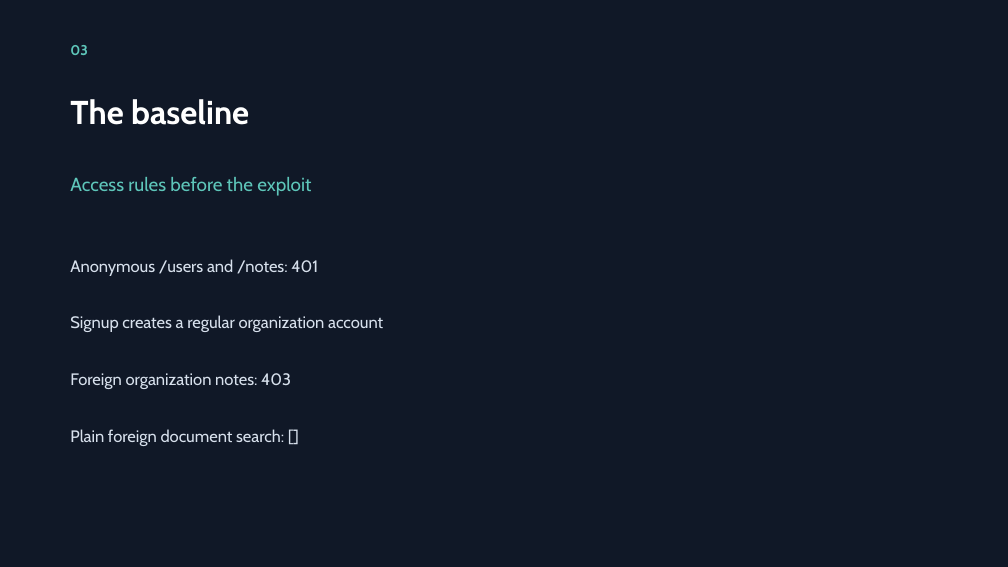
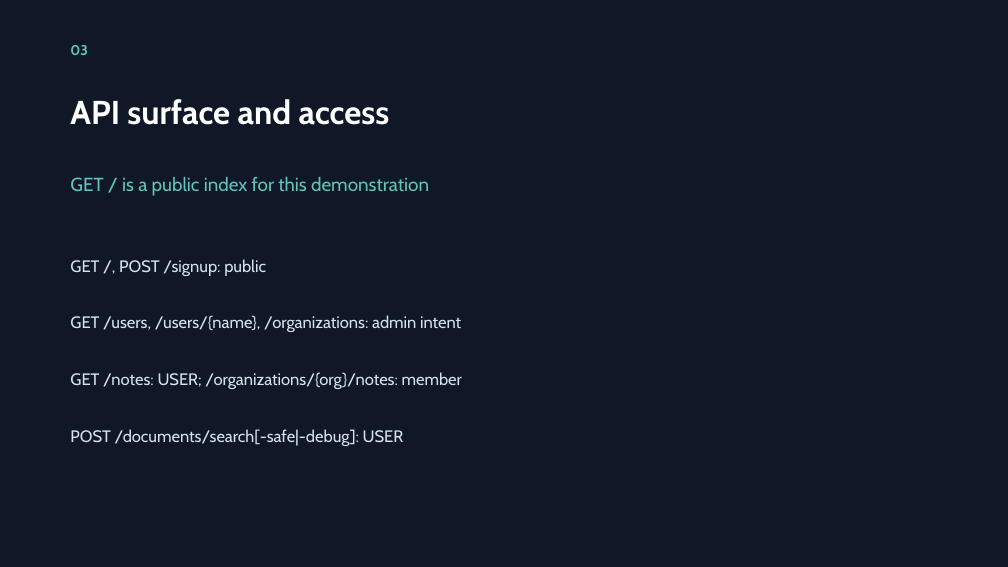
Before and after one commit to andrey94308/spring-came-to-the-party, a slide deck: slide 3 of presentation/OrgArchive-postman-chain.pptx. Drawn at 1008x567 pixels with LibreOffice and Linux fonts; fonts in the diff are those of the drawing. Boxes give left, top, right and bottom in pixels: in the first picture for what was removed or moved away, otherwise in the second. Text is boxed around its words. In the diff, an @@ line names an element or a change of style, - is before the commit and + after.

```diff
--- a/presentation/OrgArchive-postman-chain.pptx
+++ b/presentation/OrgArchive-postman-chain.pptx
@@ text at [70, 99, 390, 125]: text changed @@
-The baseline
+API surface and access
@@ text at [70, 177, 429, 196]: text changed @@
-Access rules before the exploit
+GET / is a public index for this demonstration
@@ text at [70, 259, 266, 276]: text changed @@
-Anonymous /users and /notes: 401
+GET /, POST /signup: public
@@ text at [70, 315, 461, 332]: text changed @@
-Signup creates a regular organization account
+GET /users, /users/{name}, /organizations: admin intent
@@ text at [70, 372, 462, 389]: text changed @@
-Foreign organization notes: 403
+GET /notes: USER; /organizations/{org}/notes: member
@@ text at [70, 429, 404, 446]: text changed @@
-Plain foreign document search: []
+POST /documents/search[-safe|-debug]: USER
```
Also in this commit, not shown: 9 other slides changed, 2 other files.
